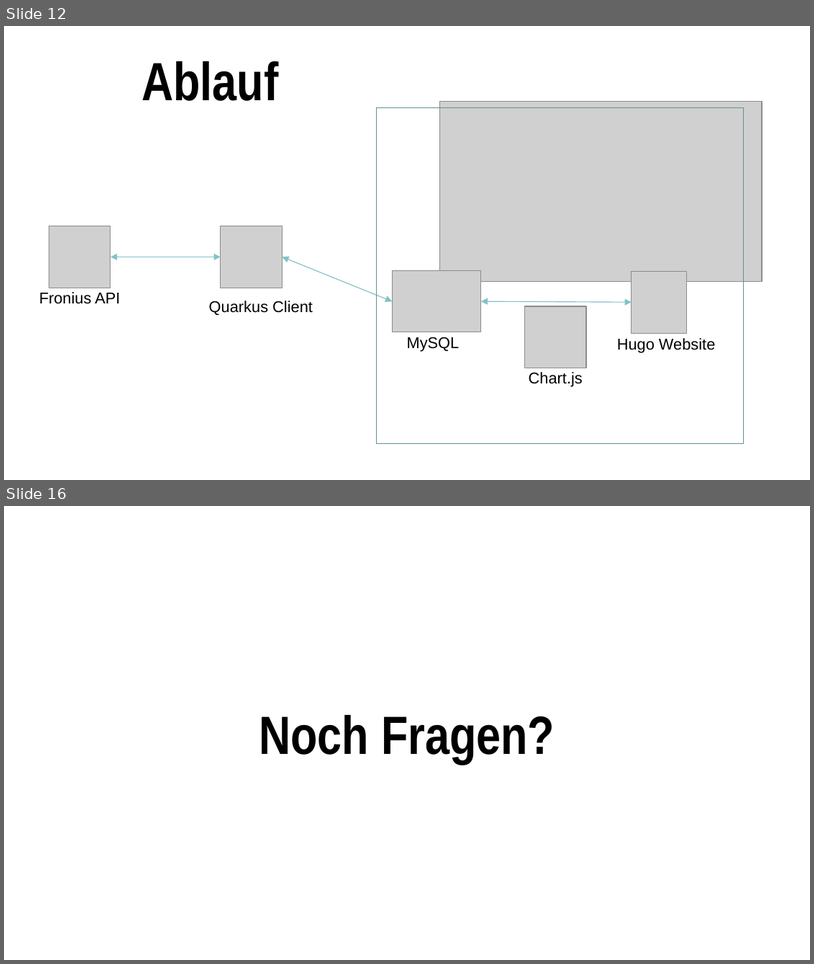
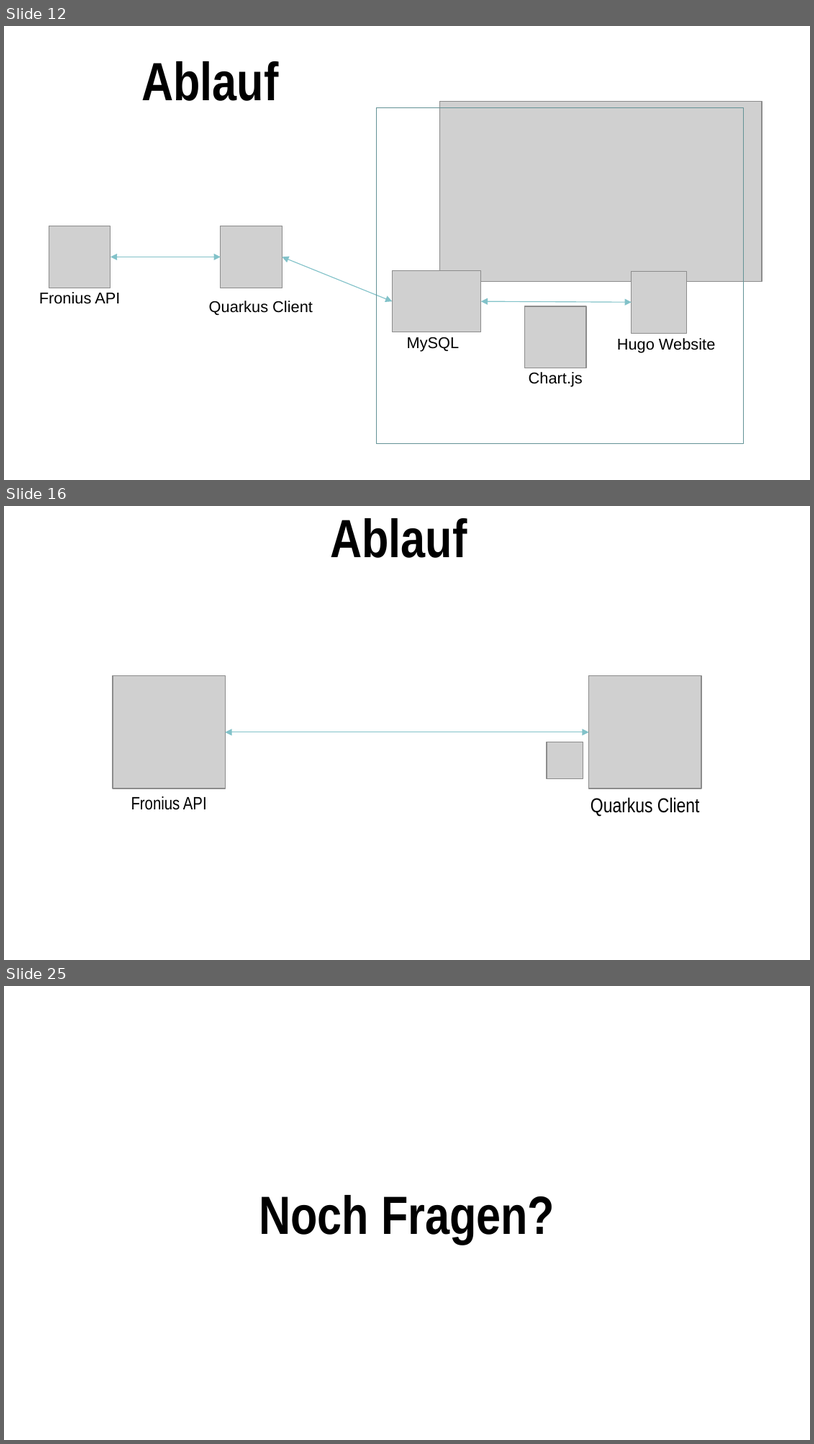
Before and after one commit to Team-Pv-Visualizer/PV-Visualizer, a slide deck: Documents/PVV_Project_Award.pptx. Shown one above the other, each under a label of ours: slides 12 and 16 before the commit, slides 12, 16 and 25 after it; the slides between them are not shown. The pictures are 814x964 and 814x1444 pixels, drawn with LibreOffice and Linux fonts; fonts in the diff are those of the drawing; grey boxes stand for pictures; background and template pictures are left out. Boxes give left, top, right and bottom in pixels: in the first picture for what was removed or moved away, otherwise in the second. Text is boxed around its words. In the diff, an @@ line names an element or a change of style, - is before the commit and + after.

```diff
--- a/Documents/PVV_Project_Award.pptx
+++ b/Documents/PVV_Project_Award.pptx
@@ slide 16 added at <box>4,506,810,960</box>, background #FFFFFF @@
@@ title added at <box>330,518,467,558</box>, 48 pt, text #000000, bold @@
+Ablauf
@@ picture added at <box>113,675,226,788</box> @@
@@ picture added at <box>589,675,702,788</box> @@
@@ double arrow added from (225, 732) to (589, 732), #82C3C9 0.75 pt @@
@@ picture added at <box>547,742,583,779</box> @@
@@ text added at <box>131,796,207,810</box>, 16 pt, text #000000 @@
+Fronius API
@@ text added at <box>591,797,700,816</box>, 18 pt, text #000000 @@
+Quarkus Client
@@ what was slide 16 is now slide 25 @@
```
Also in this commit, not shown: 5 slides changed, 10 other slides added, 2 slides removed, 1 other file.
